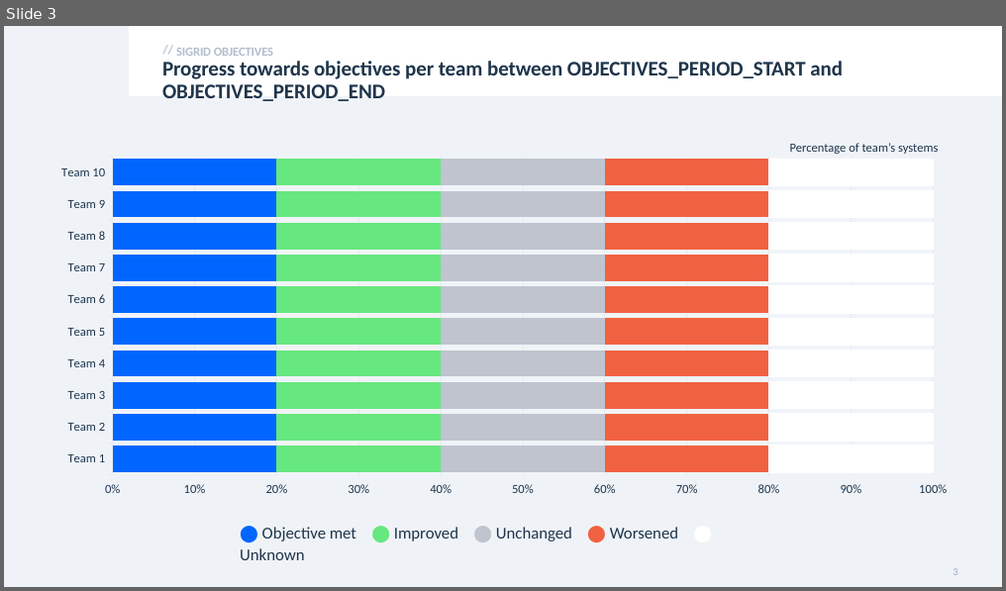
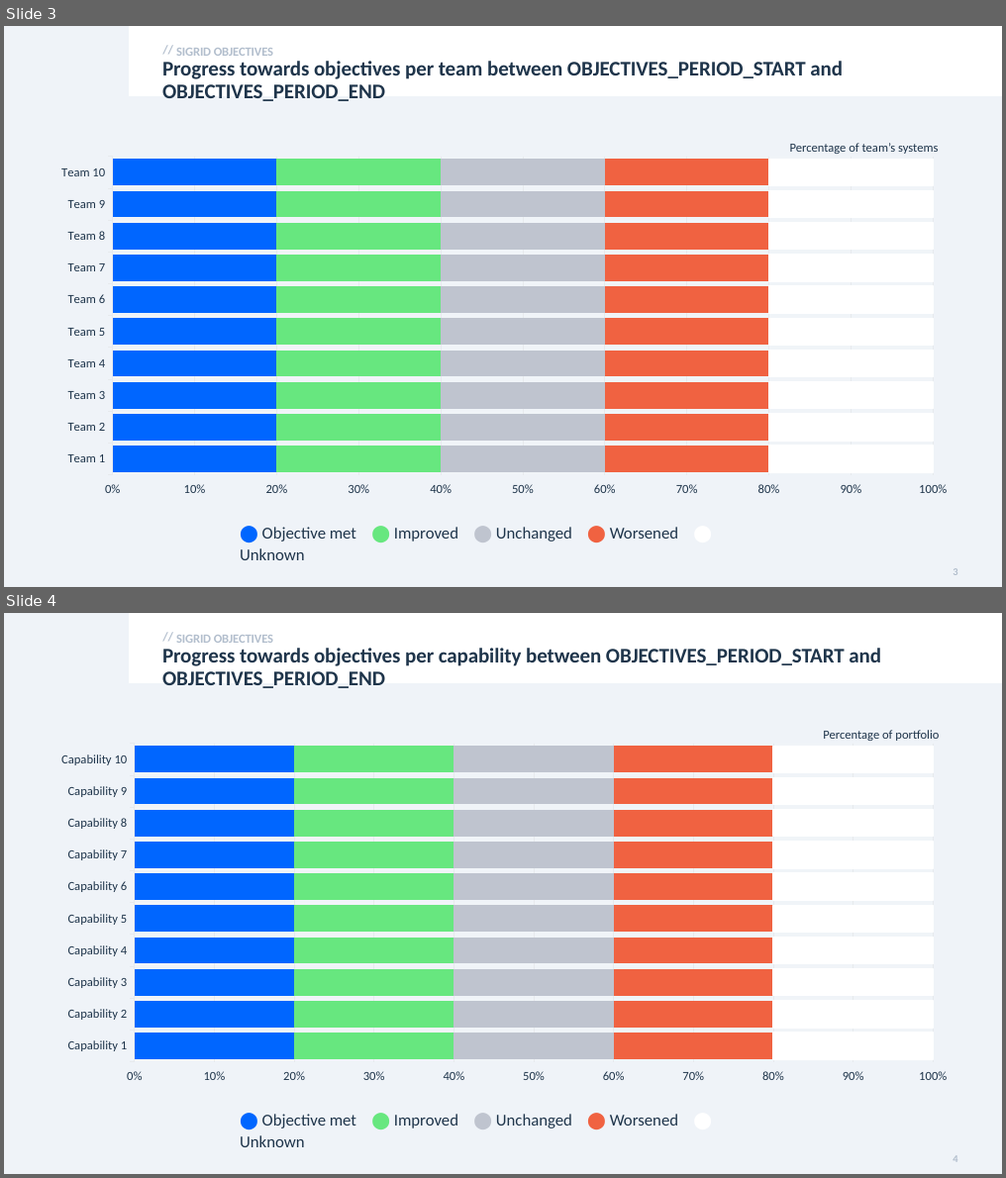
Before and after one commit to mardibiase/sigrid-integrations, a slide deck: report-generator/src/report_generator/presets/templates/objectives.pptx. Shown one above the other, each under a label of ours: slide 3 before the commit, slides 3 and 4 after it. The pictures are 1006x591 and 1006x1178 pixels, drawn with LibreOffice and Linux fonts; fonts in the diff are those of the drawing. Boxes give left, top, right and bottom in pixels: in the first picture for what was removed or moved away, otherwise in the second. Text is boxed around its words. In the diff, an @@ line names an element or a change of style, - is before the commit and + after.

```diff
--- a/report-generator/src/report_generator/presets/templates/objectives.pptx
+++ b/report-generator/src/report_generator/presets/templates/objectives.pptx
@@ slide 4 added at bbox=[4, 613, 1002, 1174], background #FFFFFF; not listed: 3 template elements that a slide beside it also shows @@
@@ text added at bbox=[176, 635, 273, 643], 12 pt, text #B2BECD, bold @@
+SIGRID OBJECTIVES
@@ title added at bbox=[162, 648, 881, 688], 20 pt, text #1F354B, bold @@
+Progress towards objectives per capability between OBJECTIVES_PERIOD_START and OBJECTIVES_PERIOD_END
@@ text added at bbox=[823, 730, 939, 741], 12 pt, text #1F354B @@
+Percentage of portfolio
@@ bar stacked 100% chart added at bbox=[43, 737, 965, 1091] @@
+categories: Capability 1, Capability 2, Capability 3, Capability 4, Capability 5, Capability 6, Capability 7, Capability 8, Capability 9, Capability 10
+Series 1: 20, 20, 20, 20, 20, 20, 20, 20, 20, 20
+Series 2: 20, 20, 20, 20, 20, 20, 20, 20, 20, 20
+Series 3: 20, 20, 20, 20, 20, 20, 20, 20, 20, 20
+Series 4: 20, 20, 20, 20, 20, 20, 20, 20, 20, 20
+Series 5: 20, 20, 20, 20, 20, 20, 20, 20, 20, 20
@@ text added at bbox=[240, 1114, 678, 1148], 16 pt, text #1F354B @@
+⬤ Objective met ⬤ Improved ⬤ Unchanged ⬤ Worsened ⬤ Unknown
@@ page number added at bbox=[952, 1156, 957, 1161], 10 pt, text #B2BECD, bold @@
+4
```
Also in this commit, not shown: 2 other files.
